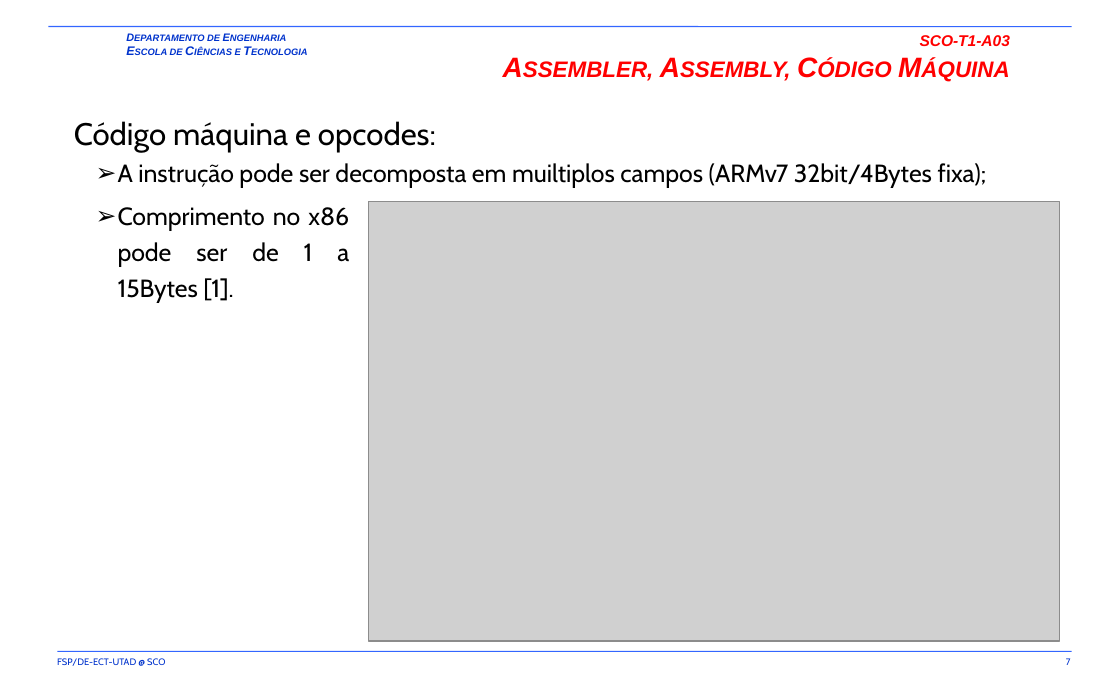
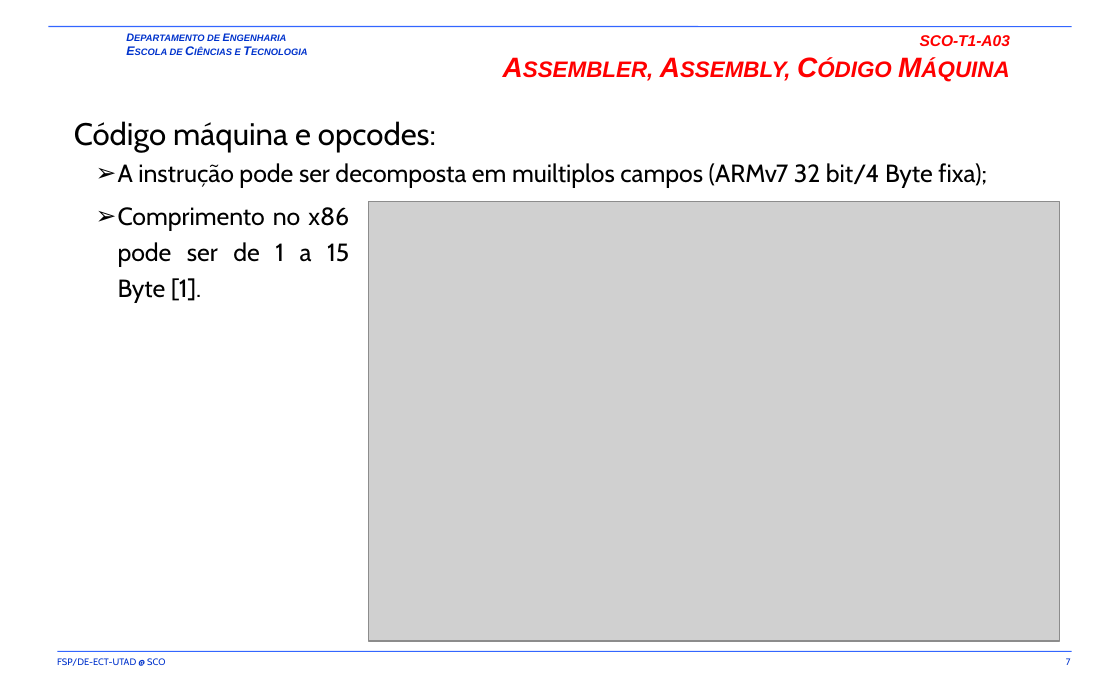
Before and after one commit to fsp864/UTAD-SCO, a slide deck: slide 7 of aulas/t/old/SCO-T1-A03-A04.pptx. Drawn at 1120x700 pixels with LibreOffice and Linux fonts; fonts in the diff are those of the drawing; grey boxes stand for pictures; background and template pictures are left out. Boxes give left, top, right and bottom in pixels: in the first picture for what was removed or moved away, otherwise in the second. Text is boxed around its words. In the diff, an @@ line names an element or a change of style, - is before the commit and + after.

```diff
--- a/aulas/t/old/SCO-T1-A03-A04.pptx
+++ b/aulas/t/old/SCO-T1-A03-A04.pptx
@@ text at <box>118,163,987,187</box>: text changed @@
-  ➢ A instrução pode ser decomposta em muiltiplos campos (ARMv7 32bit/4Bytes fixa);
+  ➢ A instrução pode ser decomposta em muiltiplos campos (ARMv7 32 bit/4 Byte fixa);
@@ text at <box>118,207,349,303</box>: text changed @@
-  ➢ Comprimento no x86 pode ser de 1 a 15Bytes [1].
+  ➢ Comprimento no x86 pode ser de 1 a 15 Byte [1].
```
Also in this commit, not shown: 1 other slide changed, 2 slides added, 1 other file.
